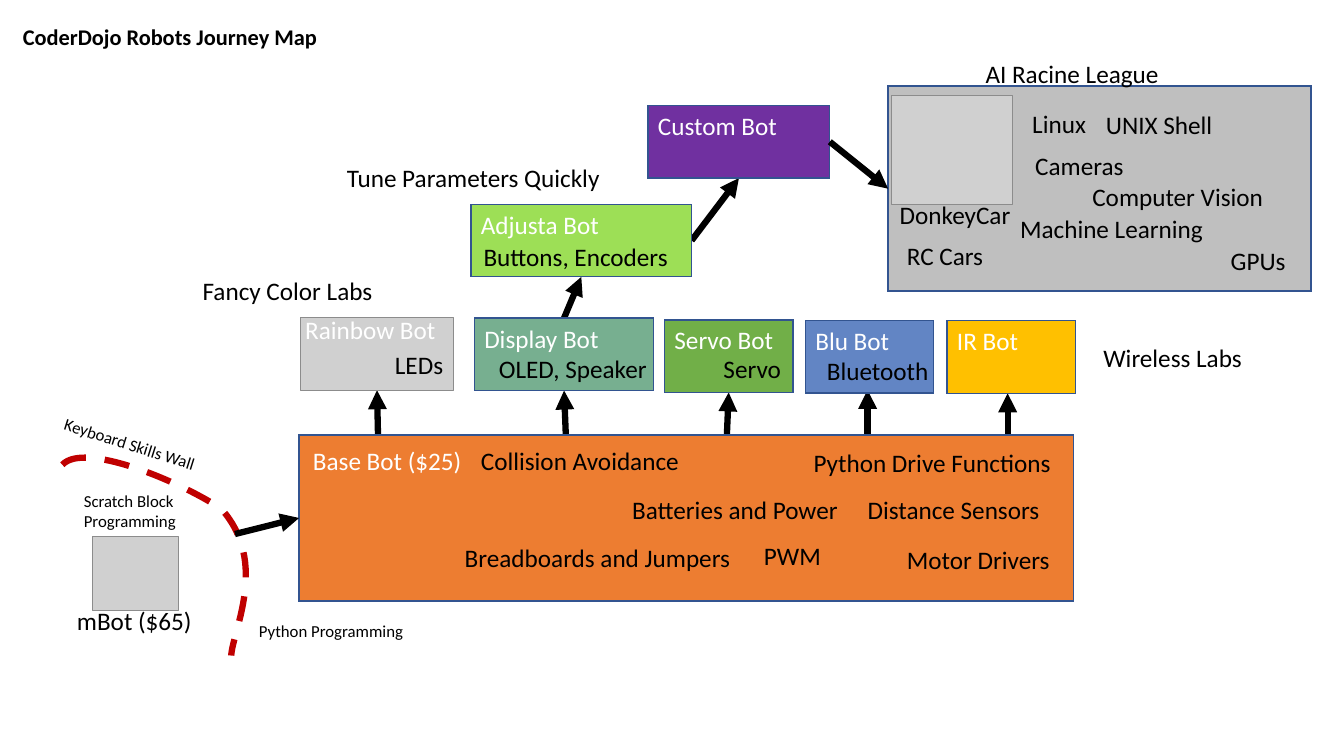
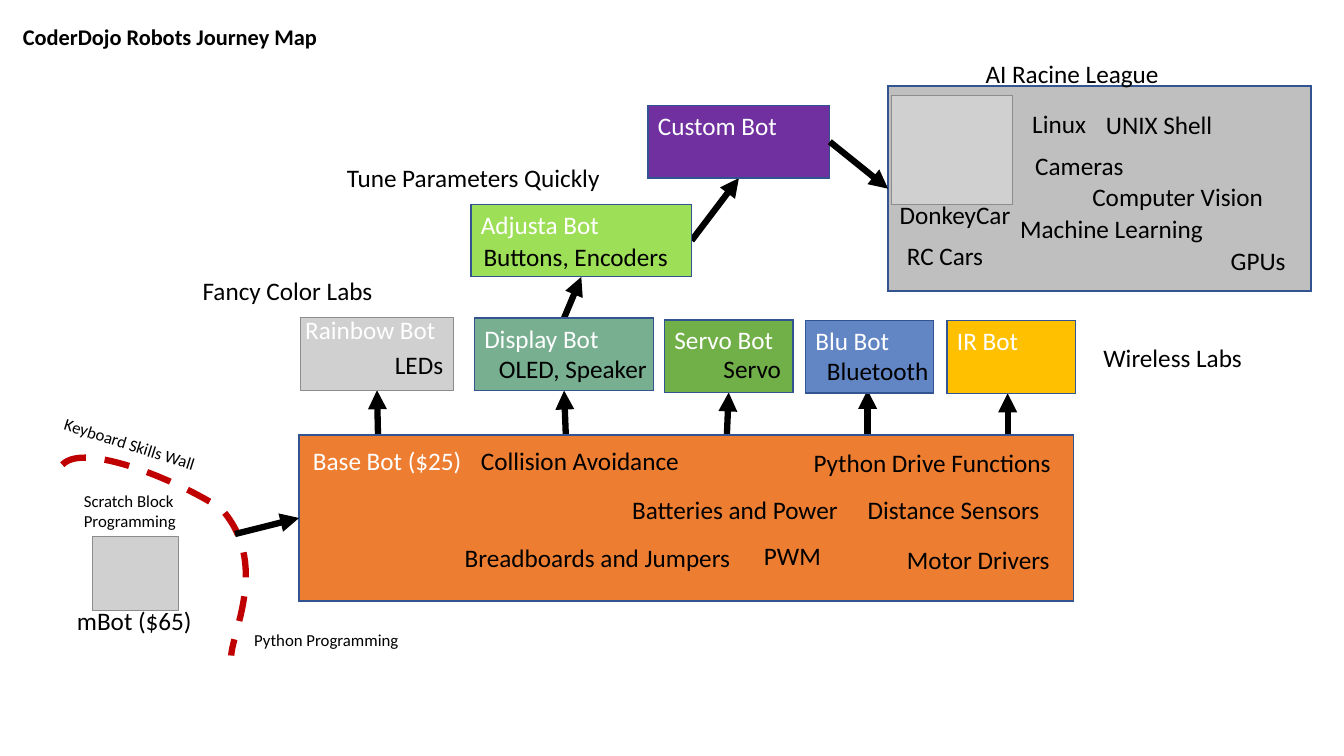
Before and after one commit to CoderDojoTC/micropython, a slide deck: slide 2 of docs/presentations/Robot_Figures.pptx. Drawn at 1344x756 pixels with LibreOffice and Linux fonts; fonts in the diff are those of the drawing; grey boxes stand for pictures. Boxes give left, top, right and bottom in pixels: in the first picture for what was removed or moved away, otherwise in the second. Text is boxed around its words. In the diff, an @@ line names an element or a change of style, - is before the commit and + after.

```diff
--- a/docs/presentations/Robot_Figures.pptx
+++ b/docs/presentations/Robot_Figures.pptx
@@ text "Python Programming": place and size @@
-text "Python Programming" at <box>259,625,403,640</box>
+text "Python Programming" at <box>254,634,398,649</box>
```
Also in this commit, not shown: 1 slide added, 10 other files.
